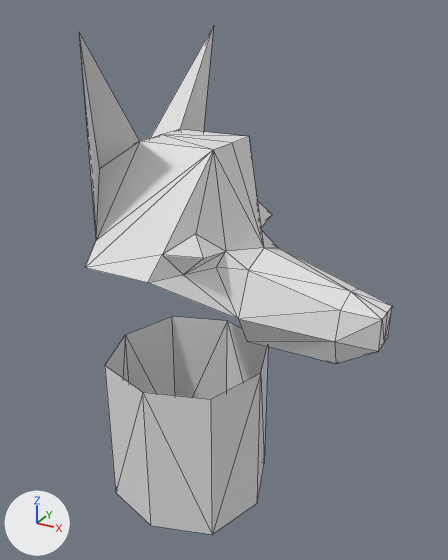
What one commit did to the Blender file 3d/dog/little-blocks.blend.
Before and after are seen from a camera (50 mm lens) standing at (7.68, -5.77, 6.5) and looking at (4.38, 0.22, 3.5). Arrows for +X, +Y and +Z are at lower left; the lights stay in place. Mesh edges are drawn as thin lines.

The first picture shows 'Плоскость'.
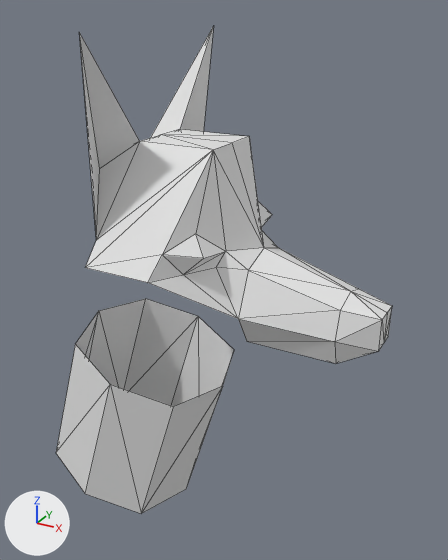
Where the change shows, as pixel boxes [x1, y1, x2, y2] in the pictures (448 x 560 px; the box of a moved part takes in the faces that stretch with it):
'Плоскость', reshaped (7% wider): before [79, 26, 392, 535]; after [56, 26, 392, 514]
part 1 of me_плоскость, moved or reshaped: before [105, 316, 268, 535]; after [56, 299, 234, 514]

Edits to the bpy script that builds the scene:
```text
Change me_плоскость:
    where me_плоскость.from_pydata(...)  # 71 vertices, 107 faces; spans x 3.0..6.4, y -1.2..1.2, z 0.5..6.3
    used by ob_плоскость; location = (0.0, 0.0, 0.0)
    me_плоскость part 1: the loose piece of 16 vertices spanning x 3.0..5.0, y -1.0..1.0, z 0.5..2.5 is turned 17.2 degrees about the y axis through its middle, then moved by (-0.77, 0.0, 0.0)
```
